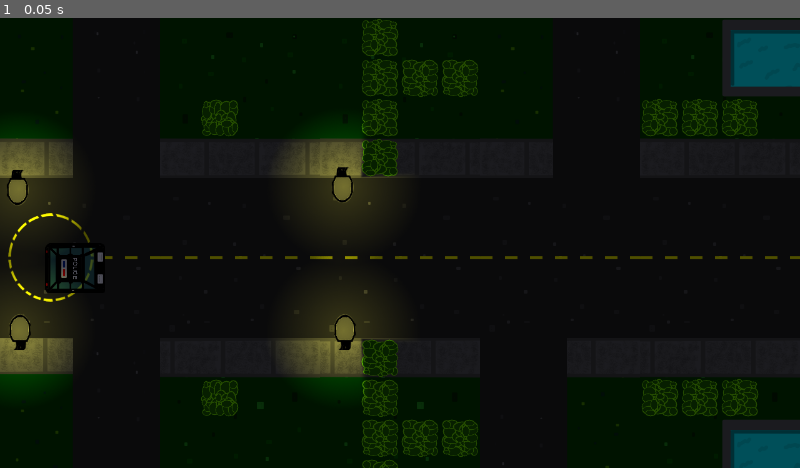
Above: before the commit, frame 1.
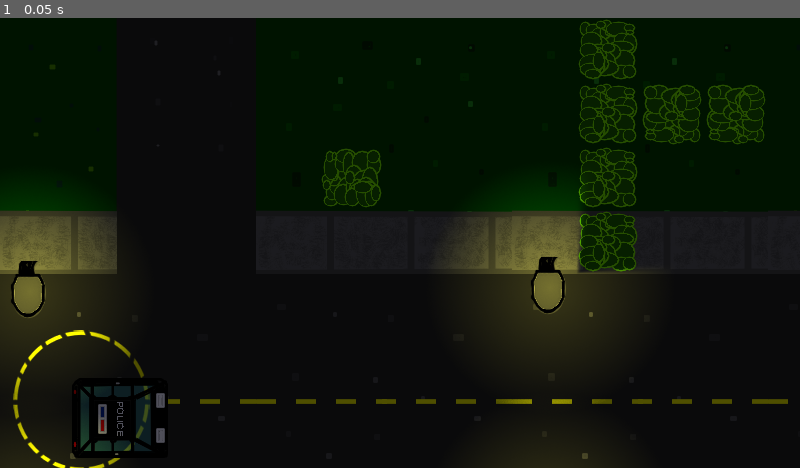
Above: after the commit, the same moment.

Repository: FugitiveTheGame/Fugitive
Game: Godot game, scene res://maps/map_02/Map_02.tscn
The game is run twice, just before and just after one commit, with the same random seed, the same clock (stepped at 60 frames per second) and the same inputs. This scene is started directly instead of the project's main scene.
Inputs:
- Up to frame 1 (0.05 s): no input

The runs differ from the first frame. In frame 1, 26% of the frame differs, in the area x 0-100%, y 0-100%.
Error before the commit: Invalid get index 'max_stamina' (on base: 'Nil'). (res://maps/base/BaseMap.gd:48)
Error after the commit: Parse Error: The identifier "SignalManager" isn't declared in the current scope. (res://actors/player/Player.gd:41)

Commit message:
Modify car driving experience
 - Reverse turning direction when car is in reverse
 - Don't turn the car if it's not moving forward or backward
 - Add interpolation, which will simulate inertia a little bit

Removed joystick (bad rebase)

Fixed bad rebase

Diff:
--- a/actors/car/Car.gd
+++ b/actors/car/Car.gd
@@ -13,7 +13,8 @@
 export (bool) var locked := true setget set_locked, get_locked
 export (bool) var is_fake := false
 
-var velocity := Vector2()
+var velocity := InterpolatedObject.new(Vector2(), Vector2())
+var is_moving := false
 
 var driver = null
 var passengers = []
@@ -25,7 +26,7 @@
 	lockAudio.play()
 
 	if locked:
-		velocity = Vector2.ZERO
+		velocity.setTarget(Vector2.ZERO)
 		print('Car locked')
 
 func get_locked():
@@ -34,9 +35,10 @@
 remotesync func lock_the_car():
 	locked = true
 
-puppet func network_update(pos: Vector2, vel: Vector2, rot: float):
+puppet func network_update(pos: Vector2, vel: Vector2, targetVelocity: Vector2, rot: float):
 	self.position = pos
-	self.velocity = vel
+	self.velocity.setCurrentValue(vel)
+	self.velocity.setTarget(targetVelocity)
 	self.rotation = rot
 
 func _ready():
@@ -50,15 +52,22 @@
 		return new_rotation
 
 	var rotation_dir = 0
-	self.velocity = Vector2()
+	var target = Vector2()
+	self.is_moving = false
+
 	if Input.is_action_pressed('ui_right'):
 		rotation_dir += 1
 	if Input.is_action_pressed('ui_left'):
 		rotation_dir -= 1
 	if Input.is_action_pressed('ui_down'):
-		self.velocity = Vector2(-self.speed, 0).rotated(self.rotation)
+		rotation_dir *= -1
+		self.is_moving = true
+		target = Vector2(-self.speed, 0).rotated(self.rotation)
 	if Input.is_action_pressed('ui_up'):
-		self.velocity = Vector2(self.speed, 0).rotated(self.rotation)
+		self.is_moving = true
+		target = Vector2(self.speed, 0).rotated(self.rotation)
+
+	self.velocity.setTarget(target)
 
 	# Honk the car horn!
 	if Input.is_action_pressed('car_horn'):
@@ -67,7 +76,8 @@
 	elif hornAudio.playing:
 		rpc('stop_horn')
 
-	new_rotation = rotation_dir * self.rotation_speed * delta
+	if self.is_moving:
+		new_rotation = rotation_dir * self.rotation_speed * delta
 	return new_rotation
 
 func _process(delta):
@@ -85,14 +95,16 @@
 
 	if local_player_is_driver():
 		var new_rotation = get_input(delta)
-
-		self.velocity = move_and_slide(self.velocity)
+		var interpolated_velocity = self.velocity.update(delta)
+		var new_velocity = move_and_slide(interpolated_velocity)
+		self.velocity.setTarget(new_velocity)
+		self.velocity.setCurrentValue(new_velocity)
 		self.rotation += new_rotation
 
-		rpc_unreliable("network_update", self.position, self.velocity, self.rotation)
+		rpc_unreliable("network_update", self.position, self.velocity.getCurrentValue(), self.velocity.getTarget(), self.rotation)
 	# If we're just the server, send
 	elif get_network_master() == get_tree().get_network_unique_id():
-		rpc_unreliable("network_update", self.position, self.velocity, self.rotation)
+		rpc_unreliable("network_update", self.position, self.velocity.getCurrentValue(), self.velocity.getTarget(), self.rotation)
 
 remotesync func new_driver(network_id: int):
 	self.set_network_master(network_id, false)
@@ -146,11 +158,12 @@
 
 	if success:
 		$DoorAudio.play()
+		self.velocity.setCurrentValue(Vector2())
 
 	return success
 
 func is_moving() -> bool:
-	return velocity.length() > 0.0
+	return self.is_moving
 
 func local_player_is_driver():
 	return driver != null and driver.get_network_master() == get_tree().get_network_unique_id()
--- /dev/null
+++ b/global/InterpolatedVector.gd
@@ -0,0 +1,27 @@
+extends Object
+
+class_name InterpolatedObject
+
+var __currentValue: Vector2
+var __targetValue: Vector2
+
+export var speed := 5
+
+func _init(currentValue: Vector2, targetValue: Vector2):
+	self.__currentValue = currentValue
+	self.__targetValue = targetValue
+
+func update(delta: float):
+	return self.__currentValue.linear_interpolate(self.__targetValue, delta * speed)
+
+func setTarget(target: Vector2):
+	self.__targetValue = target
+
+func getTarget():
+	return self.__targetValue
+
+func setCurrentValue(val: Vector2):
+	self.__currentValue = val
+
+func getCurrentValue():
+	return self.__currentValue
--- a/project.godot
+++ b/project.godot
@@ -23,6 +23,10 @@
 "class": "LanServer",
 "language": "GDScript",
 "path": "res://screens/mainmenu/LanServer.gd"
+"base": "Object",
+"class": "InterpolatedObject",
+"language": "GDScript",
+"path": "res://global/InterpolatedVector.gd"
 }, {
 "base": "Node2D",
 "class": "MotionSensor",
@@ -68,6 +72,7 @@
 "Car": "",
 "Hider": "",
 "LanServer": "",
+"InterpolatedObject": "",
 "MotionSensor": "",
 "Player": "",
 "PlayerLobbyData": "",
